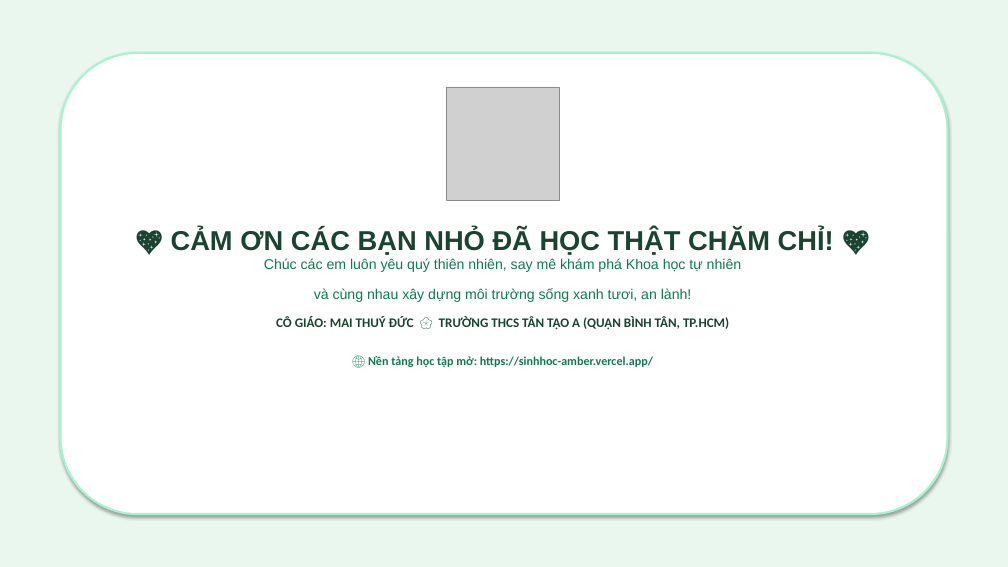
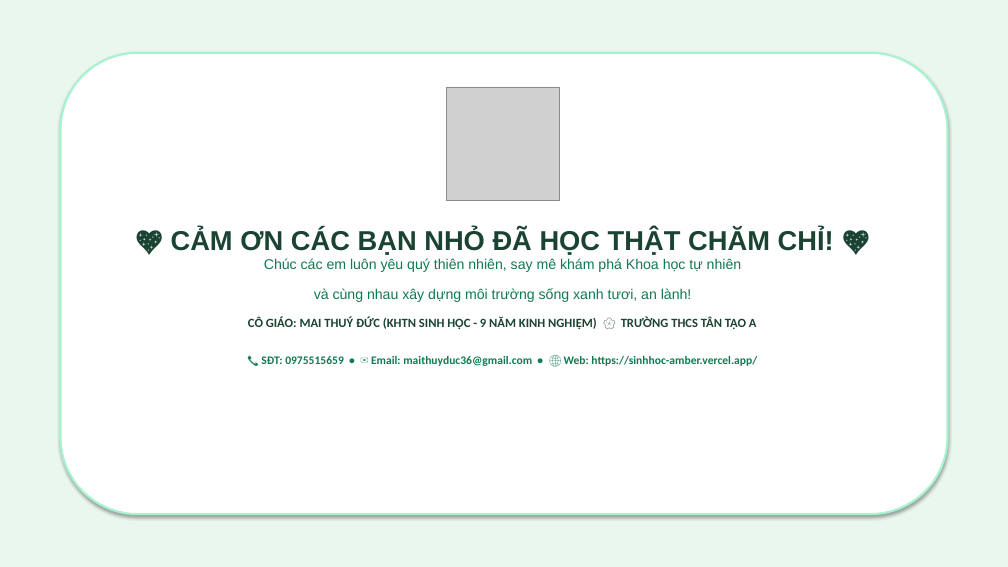
Before and after one commit to quangthien18041996-stack/SINHHOC, a slide deck: slide 17 of 03_Slide_Trinh_Chieu_Giang_Day_Mai_Thuy_Duc.pptx. Drawn at 1008x567 pixels with LibreOffice and Linux fonts; fonts in the diff are those of the drawing; grey boxes stand for pictures. Boxes give left, top, right and bottom in pixels: in the first picture for what was removed or moved away, otherwise in the second. Text is boxed around its words. In the diff, an @@ line names an element or a change of style, - is before the commit and + after.

```diff
--- a/03_Slide_Trinh_Chieu_Giang_Day_Mai_Thuy_Duc.pptx
+++ b/03_Slide_Trinh_Chieu_Giang_Day_Mai_Thuy_Duc.pptx
@@ text at bbox=[248, 316, 757, 366]: text changed; size 12.5 to 11 pt; text colour #1B4332 to #107A50 @@
-CÔ GIÁO: MAI THUÝ ĐỨC 🌸 TRƯỜNG THCS TÂN TẠO A (QUẬN BÌNH TÂN, TP.HCM)
-🌐 Nền tảng học tập mở: https://sinhhoc-amber.vercel.app/
+CÔ GIÁO: MAI THUÝ ĐỨC (KHTN SINH HỌC - 9 NĂM KINH NGHIỆM) 🌸 TRƯỜNG THCS TÂN TẠO A
+📞 SĐT: 0975515659 • ✉️ Email: maithuyduc36@gmail.com • 🌐 Web: https://sinhhoc-amber.vercel.app/
```
Also in this commit, not shown: 1 other slide changed, 5 other files.
